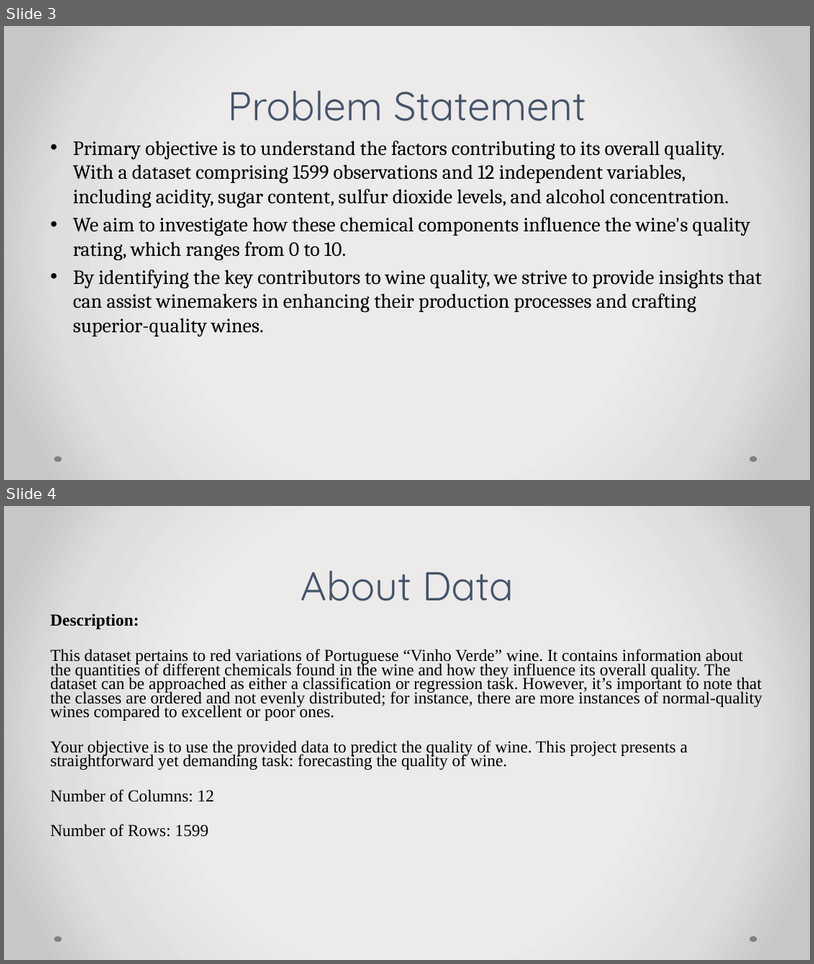
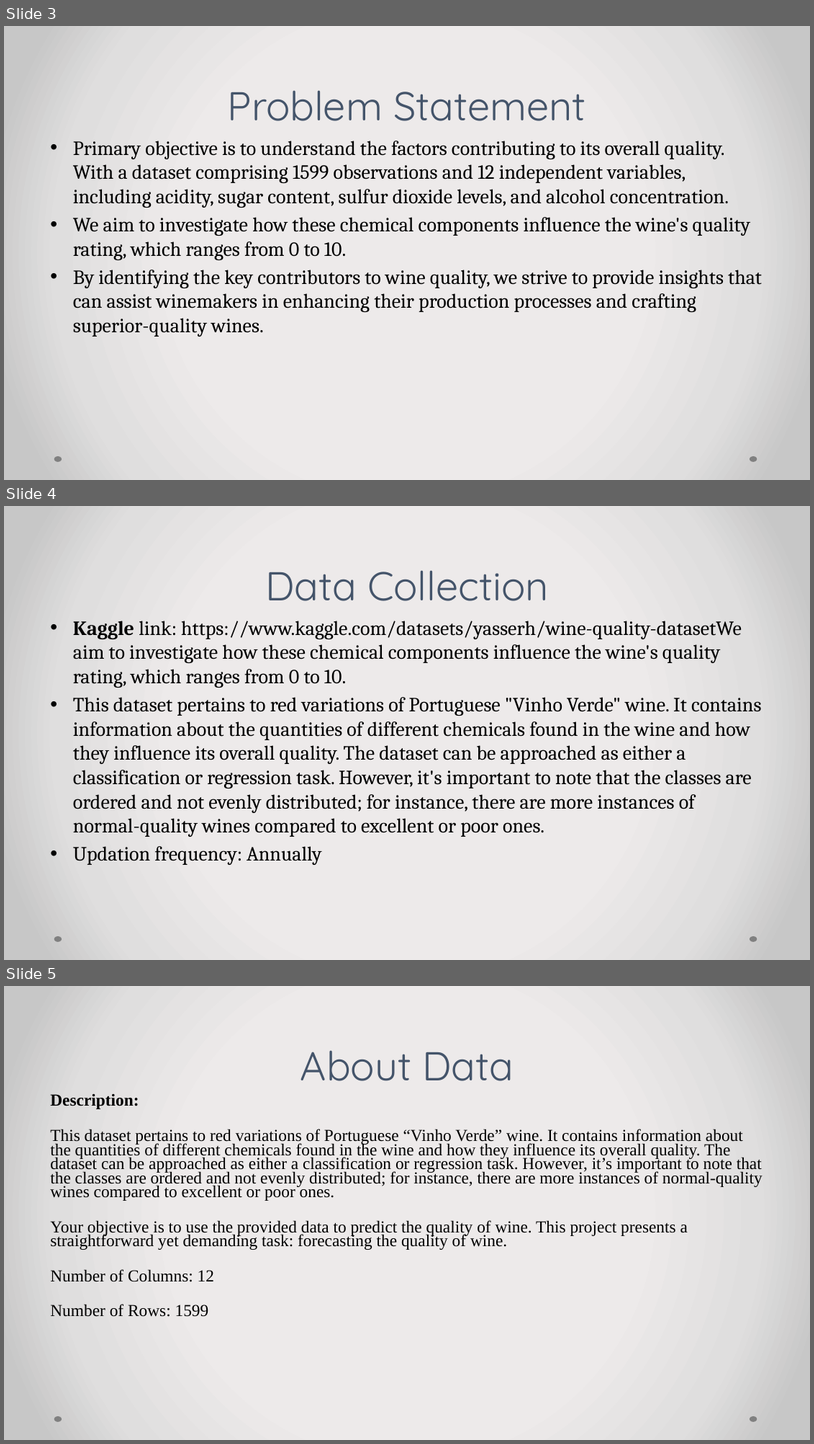
Before and after one commit to Vishal010997/MVA-Project, a slide deck: Wine Quality Analysis.pptx. Shown one above the other, each under a label of ours: slides 3 and 4 before the commit, slides 3, 4 and 5 after it. The pictures are 814x964 and 814x1444 pixels, drawn with LibreOffice and Linux fonts; fonts in the diff are those of the drawing. Boxes give left, top, right and bottom in pixels: in the first picture for what was removed or moved away, otherwise in the second. Text is boxed around its words. In the diff, an @@ line names an element or a change of style, - is before the commit and + after.

```diff
--- a/Wine Quality Analysis.pptx
+++ b/Wine Quality Analysis.pptx
@@ slide 4 added at <box>4,506,810,960</box>, background gradient #EDEBEB to #E0DEDE to #C9C7C7; not listed: 2 template elements that a slide beside it also shows @@
@@ title added at <box>265,570,549,601</box>, 48 pt, text #44546A @@
+Data Collection
@@ text added at <box>73,620,761,865</box>, 24 pt, text #000000 @@
+• Kaggle link: https://www.kaggle.com/datasets/yasserh/wine-quality-datasetWe aim to investigate how these chemical components influence the wine's quality rating, which ranges from 0 to 10.
+• This dataset pertains to red variations of Portuguese "Vinho Verde" wine. It contains information about the quantities of different chemicals found in the wine and how they influence its overall quality. The dataset can be approached as either a classification or regression task. However, it's important to note that the classes are ordered and not evenly distributed; for instance, there are more instances of normal-quality wines compared to excellent or poor ones.
+• Updation frequency: Annually
@@ what was slide 4 is now slide 5 @@
```
